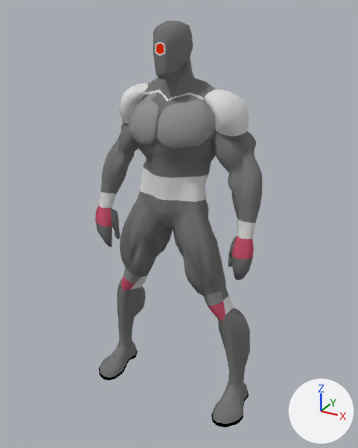
Before and after pictures for a commit that changed the Blender file Badass_Upgrade/DESIGN/GrupoB/Enemies/Enemy_02/enemy2.blend.
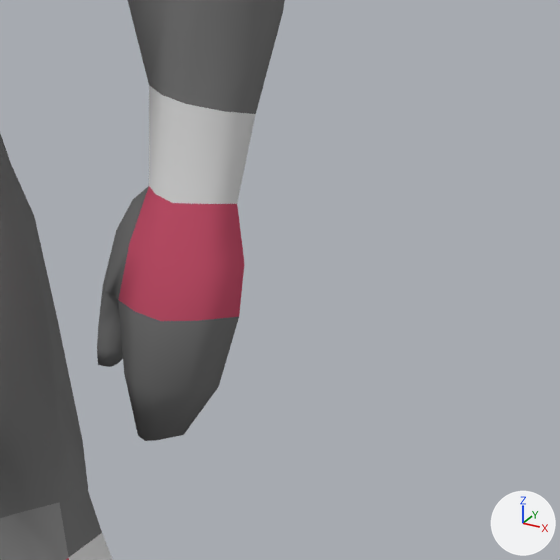
The first picture shows the older version from a 50 mm camera at (9.9, -15.4, 17.97) aimed at (0.26, 2.13, 9.21). The close-ups show both versions on the part from 59% to 86% of the width and 45% to 67% of the height of that picture; other places that the commit changed are outside them. Every picture has the same lights, and +X, +Y and +Z are marked at lower right.

Names of what the first close-up shows: 'Robot'.
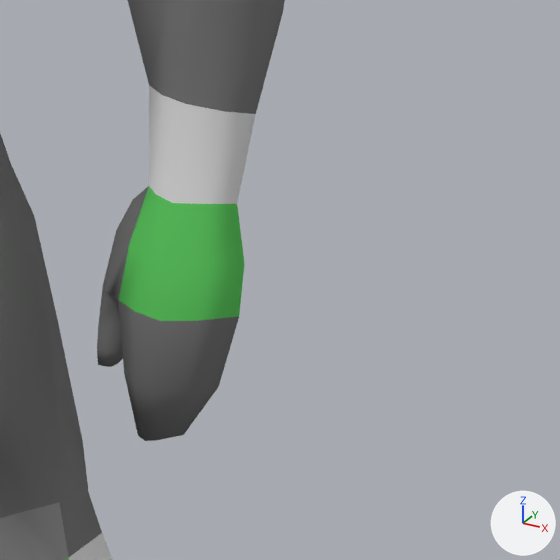
Changed parts and their boxes (x1, y1, x2, y2) in the close-ups (560 x 560 px):
```json
{"object": "Robot", "change": "recoloured", "before": [63, 184, 244, 560], "after": [63, 184, 244, 560], "on screen": "red to green"}
```

The change, as JSON lines over the scene's bpy script:
```json
{"op": "set", "path": "mat_canells_genolls.base_color", "old": "(0.617, 0.0947, 0.164)", "new": "(0.121, 0.617, 0.127)", "note": "red #ce5771 -> green #62ce64"}
```
